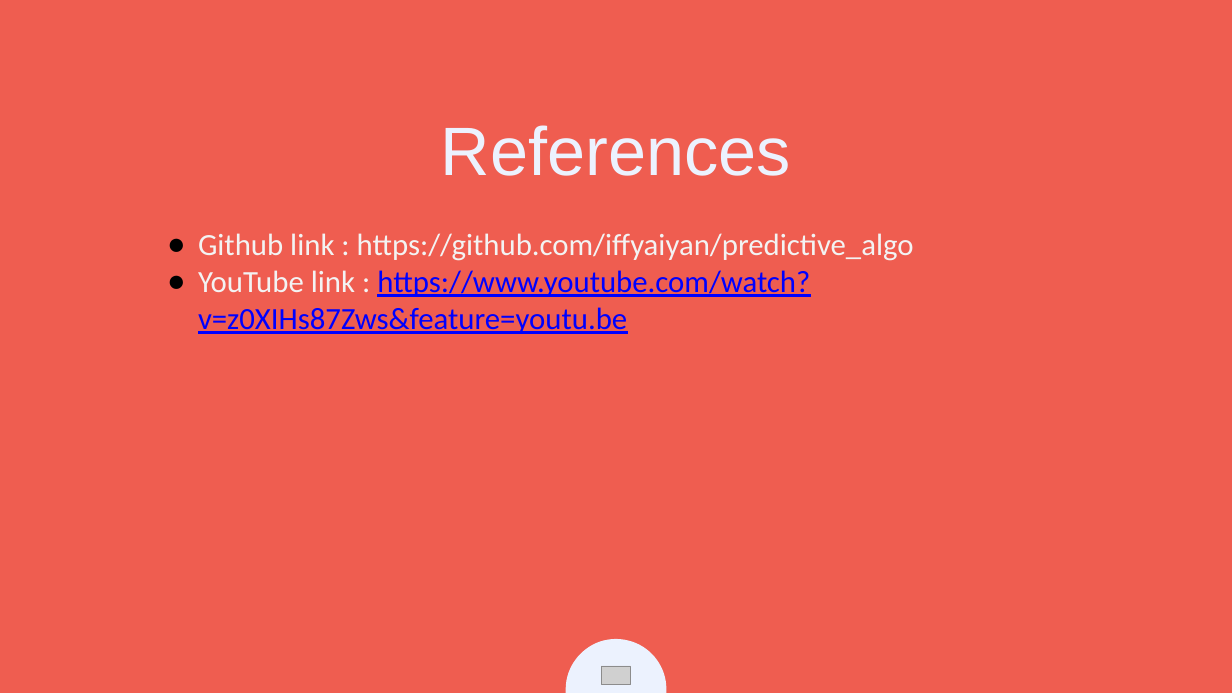
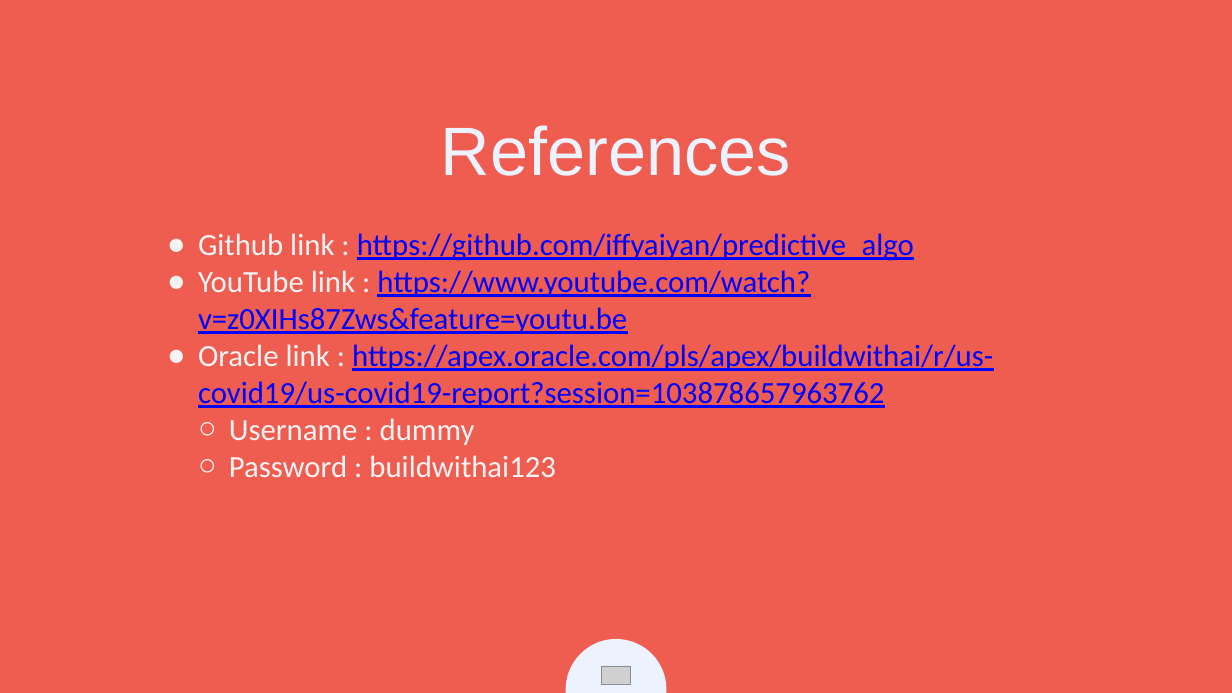
Before and after one commit to iffyaiyan/predictive_algo, a slide deck: slide 16 of Predection CTRL.pptx. Drawn at 1232x693 pixels with LibreOffice and Linux fonts; fonts in the diff are those of the drawing; grey boxes stand for pictures. Boxes give left, top, right and bottom in pixels: in the first picture for what was removed or moved away, otherwise in the second. Text is boxed around its words. In the diff, an @@ line names an element or a change of style, - is before the commit and + after.

```diff
--- a/Predection CTRL.pptx
+++ b/Predection CTRL.pptx
@@ text at box(198, 233, 914, 334): text colour #F3F3F3 to #0000FF, underline on in "https://github.com/iffyaiyan/predictive_algo"; bullet colour #000000 to #F3F3F3 @@
@@ text at box(198, 344, 993, 477): paragraphs added @@
+● Oracle link : https://apex.oracle.com/pls/apex/buildwithai/r/us-covid19/us-covid19-report?session=103878657963762
+  ○ Username : dummy
+  ○ Password : buildwithai123
```
Also in this commit, not shown: 1 other file.
